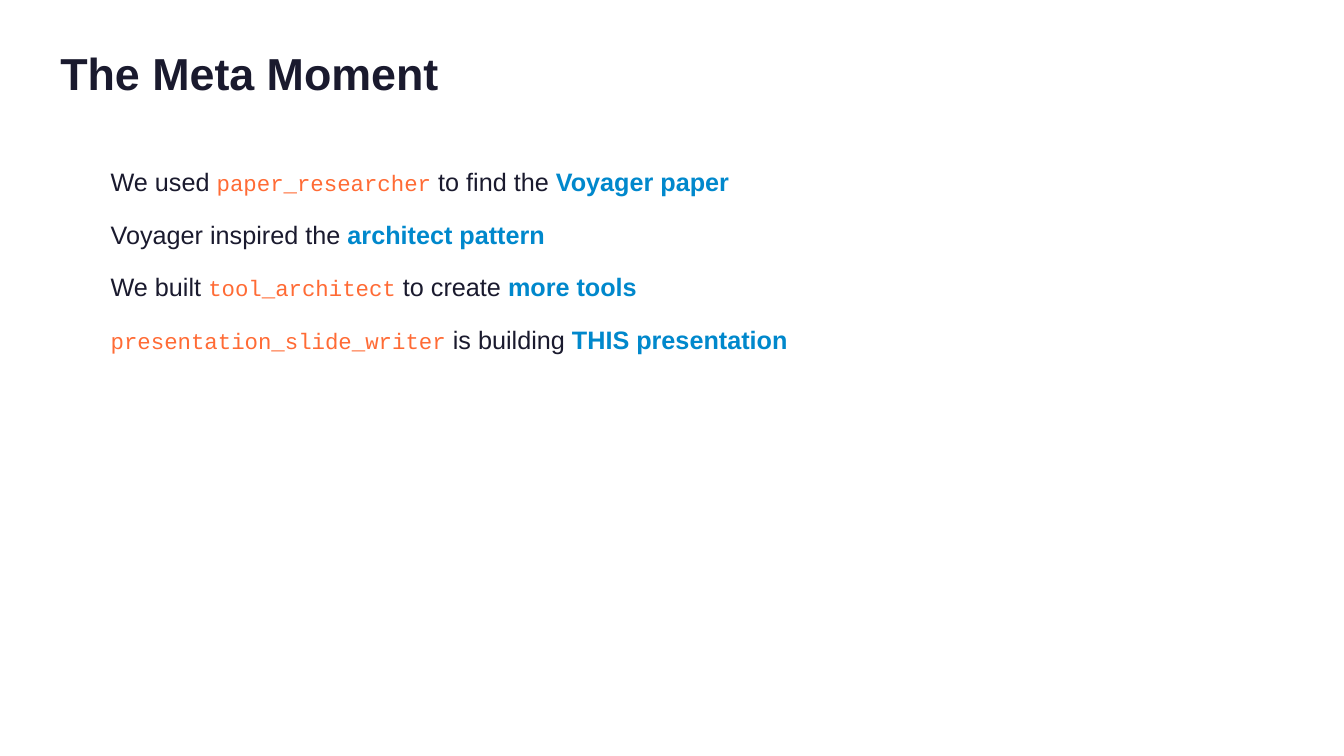
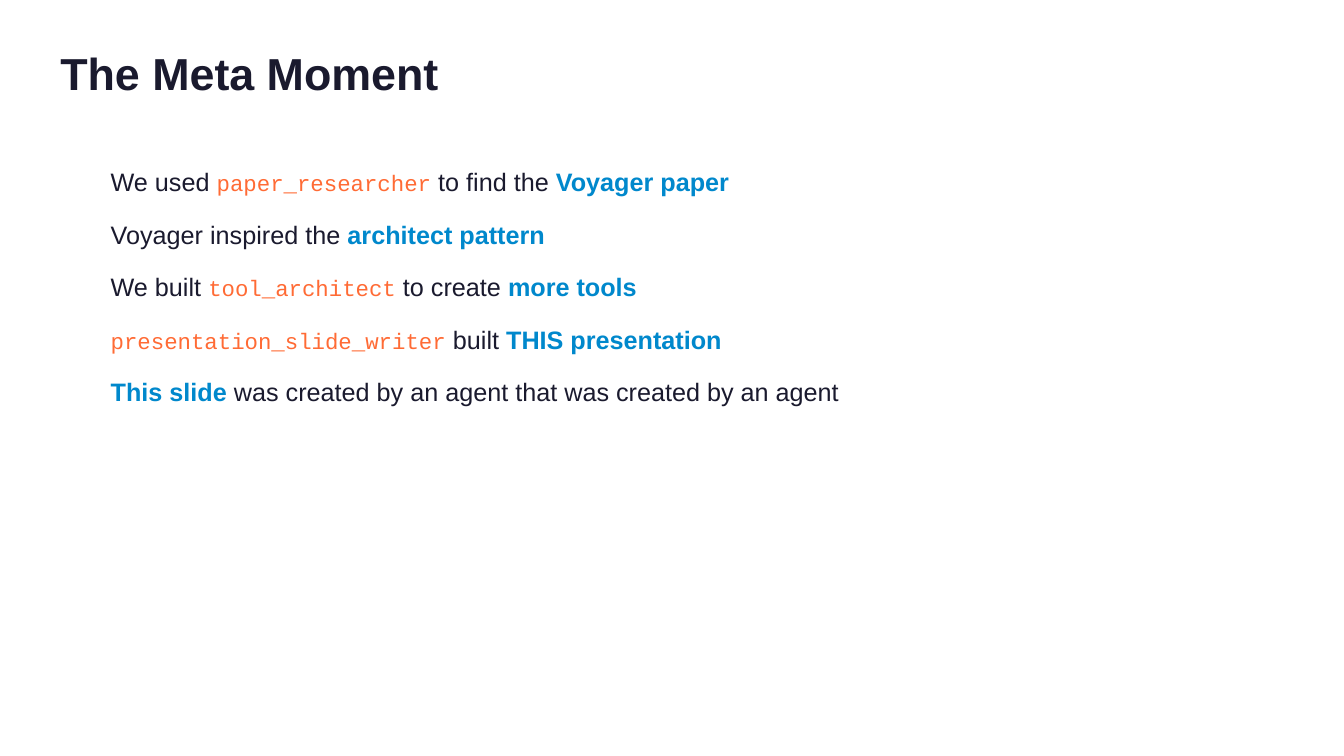
Before and after one commit to RPirruccio/lightning-agents, a slide deck: slide 12 of presentation/output/lightning-agents.pptx (slide 11 before the commit). Drawn at 1344x756 pixels with LibreOffice and Linux fonts; fonts in the diff are those of the drawing. Boxes give left, top, right and bottom in pixels: in the first picture for what was removed or moved away, otherwise in the second. Text is boxed around its words. In the diff, an @@ line names an element or a change of style, - is before the commit and + after.

```diff
--- a/presentation/output/lightning-agents.pptx
+++ b/presentation/output/lightning-agents.pptx
@@ text at bbox=[111, 330, 839, 407]: text changed; text colour #FF6B35 to #1A1A2E @@
-presentation_slide_writer is building THIS presentation
+presentation_slide_writer built THIS presentation
+This slide was created by an agent that was created by an agent
```
Also in this commit, not shown: 5 other slides changed, 3 slides added, 2 slides removed, 25 other files.
